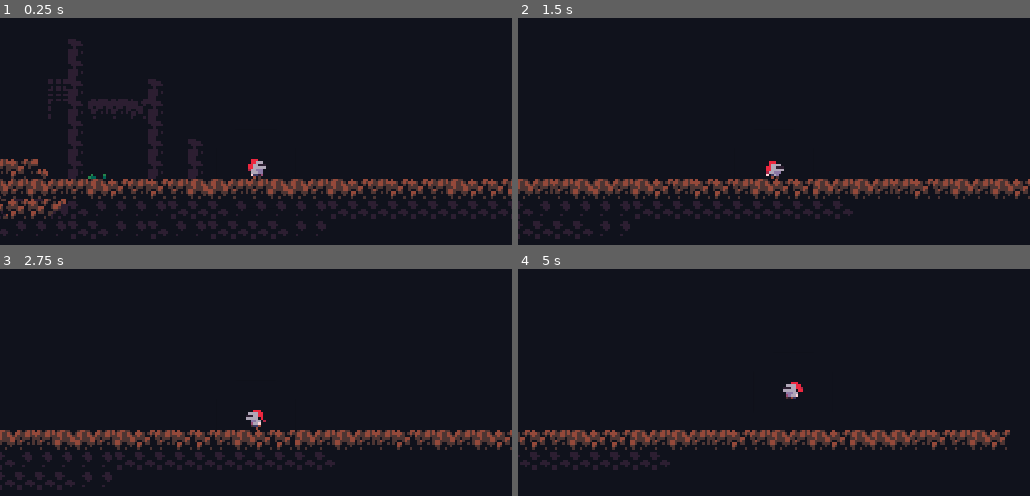
Above: before the commit, frames 1-4 (two rows, left to right).
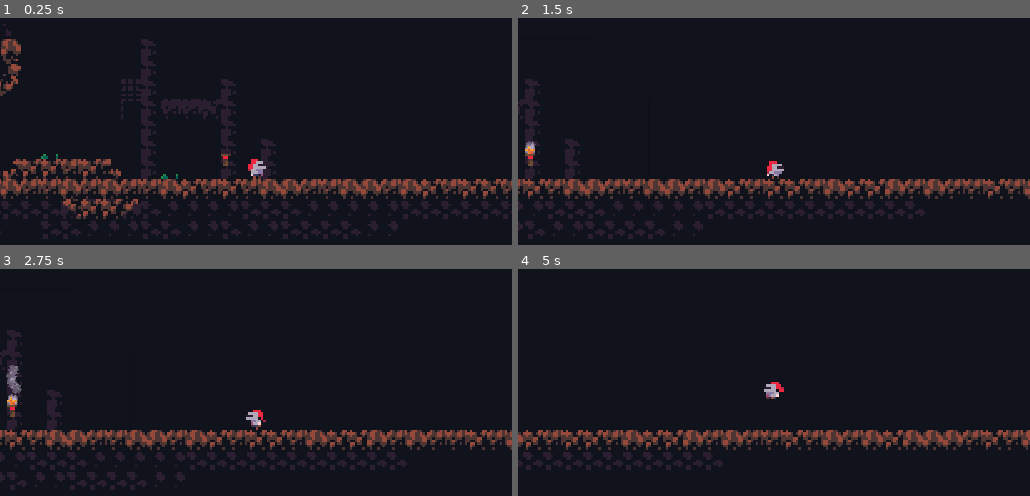
Above: after the commit, the same moments.

Repository: 8by4/solo1
Game: Godot game, scene res://Scenes/test.tscn
Same seed, same stepped clock (60 frames per second), same inputs: the game is played once before the commit and once after it.
Inputs:
- Up to frame 1 (0.25 s): no input
- Up to frame 2 (1.5 s): tap Enter at 0.5 s; hold D (right) from 0.53 s (still down); tap E (interact, bound only before the commit) at 0.6, 1.35 s; tap W (jump) at 0.77 s
- Up to frame 3 (2.75 s): tap W (jump) at 1.52 s; release D (right) at 2.03 s; hold A (left) from 2.03 s (still down); tap E (interact, bound only before the commit) at 2.1 s
- Up to frame 4 (5 s): release A (left) at 2.78 s; hold D (right) 2.78-4.28 s; tap E (interact, bound only before the commit) at 2.85, 3.6, 4.35 s; tap W (jump) at 3.02, 3.77, 4.52 s; hold A (left) from 4.28 s (still down)

The runs differ from the first frame. In frame 1, 18% of the frame differs, in the area x 0-100%, y 2-98%; in frame 2, 9.7%; in frame 3, 9.7%; in frame 4, 7.1%.

Commit message:
torch fix, smoke added

Diff:
--- a/Scenes/player.tscn
+++ b/Scenes/player.tscn
@@ -176,7 +176,6 @@
 [node name="StateManager" type="Node" parent="."]
 script = ExtResource("3_yap4x")
 starting_state = NodePath("Idle")
-print_states = true
 
 [node name="Idle" type="Node" parent="StateManager"]
 script = ExtResource("4_dfwqx")
@@ -194,6 +193,7 @@
 script = ExtResource("9_mcf8u")
 
 [node name="Lighting" parent="." instance=ExtResource("16_mtn7g")]
+metadata/_edit_lock_ = true
 
 [connection signal="timeout" from="WallJumper/Timer" to="." method="walljumpTimeout"]
 [connection signal="animation_finished" from="AnimationPlayer" to="StateManager/Idle" method="_on_animation_player_animation_finished"]
--- a/Scenes/test.tscn
+++ b/Scenes/test.tscn
@@ -9,7 +9,7 @@
 [node name="test" type="Node2D"]
 
 [node name="Player" parent="." instance=ExtResource("2_irjva")]
-position = Vector2(251, 492)
+position = Vector2(222, 496)
 
 [node name="TileMap" parent="." instance=ExtResource("2_vxwa3")]
 layer_0/tile_data = PackedInt32Array(4128797, 65536, 1, 4128798, 0, 1, 4128799, 0, 1, 4128800, 458752, 0, 4128801, 4587 …(64556 unchanged characters)…
@@ -23,4 +23,4 @@
 script = ExtResource("3_jfd1s")
 
 [node name="Torch" parent="." instance=ExtResource("5_nl5cb")]
-position = Vector2(100, 488)
+position = Vector2(210, 495)
--- a/Scenes/torch.tscn
+++ b/Scenes/torch.tscn
@@ -1,11 +1,13 @@
-[gd_scene load_steps=5 format=3 uid="uid://csnmm7j1ccbye"]
+[gd_scene load_steps=7 format=3 uid="uid://csnmm7j1ccbye"]
 
 [ext_resource type="Texture2D" uid="uid://bu1mgn26dbenk" path="res://Sprites/torch.png" id="1_bwm4r"]
 [ext_resource type="Script" path="res://Scripts/torch.gd" id="1_rttkp"]
 [ext_resource type="Texture2D" uid="uid://bmjppkso3natm" path="res://Sprites/lightning/lightingAnim/light01.png" id="2_fbqnr"]
+[ext_resource type="Texture2D" uid="uid://d3ev7fv0vbuu5" path="res://Sprites/smoke.png" id="4_7ce54"]
+[ext_resource type="Script" path="res://Scripts/Smoke.gd" id="5_clt8e"]
 
-[sub_resource type="RectangleShape2D" id="RectangleShape2D_qw644"]
-size = Vector2(14, 14)
+[sub_resource type="CircleShape2D" id="CircleShape2D_vn03j"]
+radius = 11.0
 
 [node name="Torch" type="Node2D"]
 z_index = -1
@@ -15,10 +17,11 @@
 texture = ExtResource("1_bwm4r")
 hframes = 2
 
-[node name="Area2D" type="Area2D" parent="."]
+[node name="InteractionArea" type="Area2D" parent="."]
+visible = false
 
-[node name="CollisionShape2D" type="CollisionShape2D" parent="Area2D"]
-shape = SubResource("RectangleShape2D_qw644")
+[node name="CollisionShape2D" type="CollisionShape2D" parent="InteractionArea"]
+shape = SubResource("CircleShape2D_vn03j")
 
 [node name="Lighting" type="PointLight2D" parent="."]
 blend_mode = 2
@@ -26,4 +29,26 @@
 texture = ExtResource("2_fbqnr")
 texture_scale = 0.01
 
-[connection signal="area_entered" from="Area2D" to="." method="_on_area_2d_area_entered"]
+[node name="Smoke" type="CPUParticles2D" parent="."]
+visible = false
+z_index = -1
+position = Vector2(0, -2)
+amount = 12
+lifetime = 2.0
+speed_scale = 0.8
+explosiveness = 0.1
+randomness = 1.0
+lifetime_randomness = 0.25
+texture = ExtResource("4_7ce54")
+spread = 90.45
+gravity = Vector2(0, -10)
+angular_velocity_min = -421.82
+angular_velocity_max = 58.18
+tangential_accel_min = -2.0
+tangential_accel_max = 3.0
+damping_max = 3.03
+angle_min = -232.7
+angle_max = 87.3
+script = ExtResource("5_clt8e")
+
+[connection signal="body_entered" from="InteractionArea" to="." method="_on_interaction_area_body_entered"]
--- /dev/null
+++ b/Scripts/Smoke.gd
@@ -0,0 +1,11 @@
+extends CPUParticles2D
+
+
+# Called when the node enters the scene tree for the first time.
+func _ready():
+	visible = false
+
+
+# Called every frame. 'delta' is the elapsed time since the previous frame.
+func _process(delta):
+	pass
--- a/Scripts/player/player.gd
+++ b/Scripts/player/player.gd
@@ -1,5 +1,5 @@
 extends CharacterBody2D
-
+class_name Player
 
 # Constants
 const SPEED = 90
@@ -36,14 +36,11 @@
 func walljumpTimeout():
 	justWallJumped = false
 
-
-
 func _physics_process(delta):
 	#calling SM physics update
 	stateManager.physics_update(delta)
 
 	move_and_slide()
-
 
 func handle_input() -> void:
 	movement_input = Input.get_action_strength("right") - Input.get_action_strength("left")
--- a/Scripts/torch.gd
+++ b/Scripts/torch.gd
@@ -1,17 +1,14 @@
 extends Node2D
+var active
 
 
-# Called when the node enters the scene tree for the first time.
-func _ready():
-	pass # Replace with function body.
-
-
-# Called every frame. 'delta' is the elapsed time since the previous frame.
-func _process(delta):
-	pass
-
-
-func _on_area_2d_area_entered(area):
-	print("meow")
-	if Input.is_action_just_pressed("interact"):
-		self.frame = 1
+func _input(event):
+	# torch activation
+	if active == true:
+		if Input.is_action_just_pressed("interaction"):
+			$Sprite2D.frame = 1
+			$Lighting.texture_scale = 3
+			$Smoke.visible = true
+func _on_interaction_area_body_entered(body):
+	if body.name == 'Player':
+		active = true
--- a/project.godot
+++ b/project.godot
@@ -47,7 +47,7 @@
 "events": [Object(InputEventKey,"resource_local_to_scene":false,"resource_name":"","device":-1,"window_id":0,"alt_pressed":false,"shift_pressed":false,"ctrl_pressed":false,"meta_pressed":false,"pressed":false,"keycode":0,"physical_keycode":83,"key_label":0,"unicode":115,"echo":false,"script":null)
 ]
 }
-interact={
+interaction={
 "deadzone": 0.5,
 "events": [Object(InputEventKey,"resource_local_to_scene":false,"resource_name":"","device":-1,"window_id":0,"alt_pressed":false,"shift_pressed":false,"ctrl_pressed":false,"meta_pressed":false,"pressed":false,"keycode":0,"physical_keycode":69,"key_label":0,"unicode":101,"echo":false,"script":null)
 ]
Binary file added: Sprites/smoke.aseprite
Binary file added: Sprites/smoke.png
Not shown, added: Sprites/smoke.png.import
